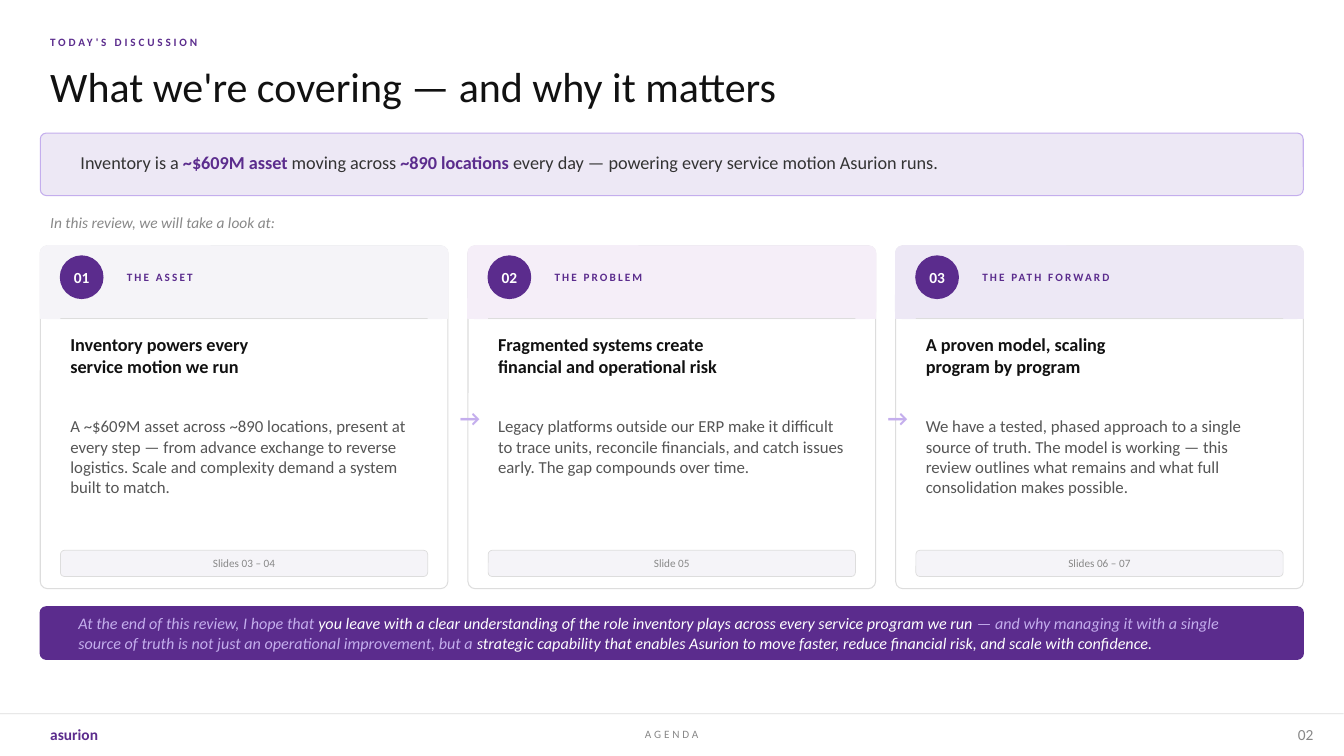
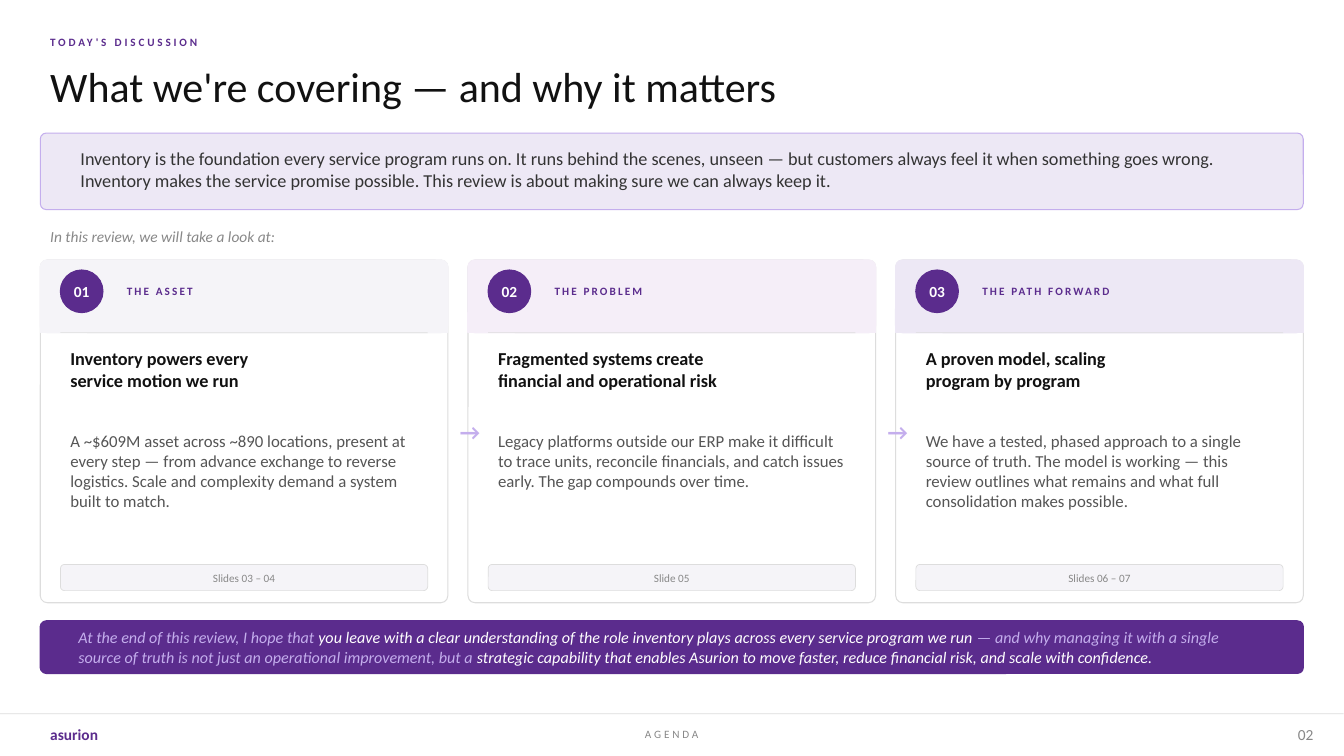
Before and after one commit to pritchardbna/my-portfolio, a slide deck: slide 2 of public/Inventory-at-Asurion.pptx. Drawn at 1344x756 pixels with LibreOffice and Linux fonts; fonts in the diff are those of the drawing. Boxes give left, top, right and bottom in pixels: in the first picture for what was removed or moved away, otherwise in the second. Text is boxed around its words. In the diff, an @@ line names an element or a change of style, - is before the commit and + after.

```diff
--- a/public/Inventory-at-Asurion.pptx
+++ b/public/Inventory-at-Asurion.pptx
@@ rounded rectangle: place and size @@
-rounded rectangle at <box>40,133,1304,196</box>
+rounded rectangle at <box>40,133,1304,210</box>
@@ rounded rectangle at <box>40,133,1304,210</box>: proportions changed @@
@@ text at <box>80,152,1213,190</box>: text changed @@
-Inventory is a ~$609M asset moving across ~890 locations every day — powering every service motion Asurion runs.
+Inventory is the foundation every service program runs on. It runs behind the scenes, unseen — but customers always feel it when something goes wrong. Inventory makes the service promise possible. This review is about making sure we can always keep it.
@@ 19 texts, 10 rounded rectangles, 3 rectangles, 3 ellipses, 3 lines: place and size @@
-19 texts, 10 rounded rectangles, 3 rectangles, 3 ellipses, 3 lines at <box>40,217,1304,659</box>
+19 texts, 10 rounded rectangles, 3 rectangles, 3 ellipses, 3 lines at <box>40,231,1304,674</box>
```
Also in this commit, not shown: 1 other file.
